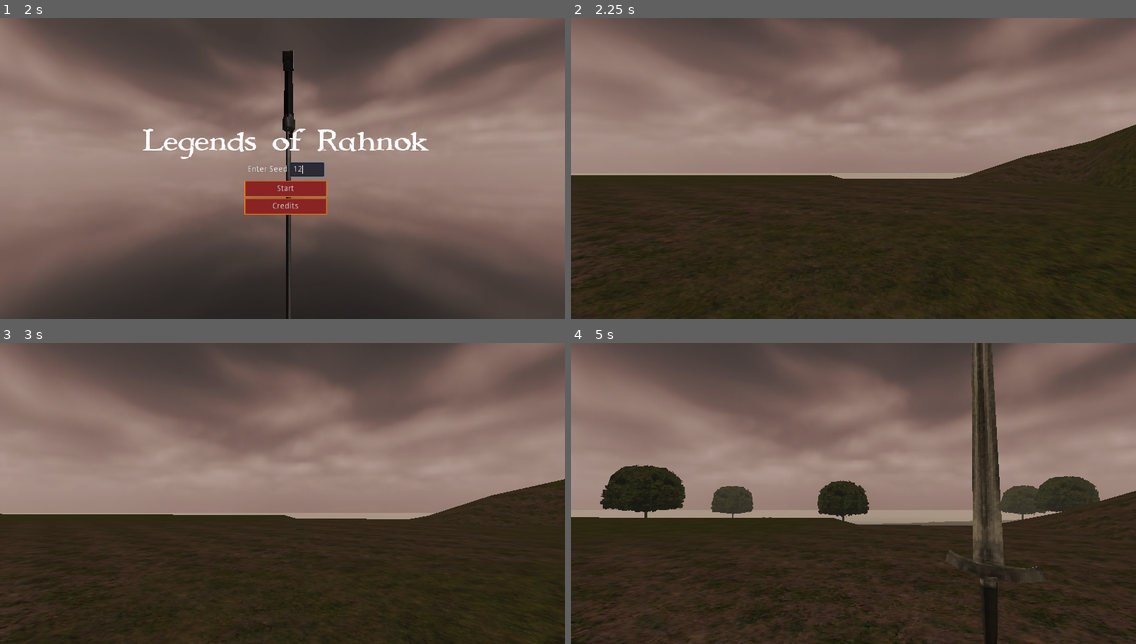
Above: before the commit, frames 1-4 (two rows, left to right).
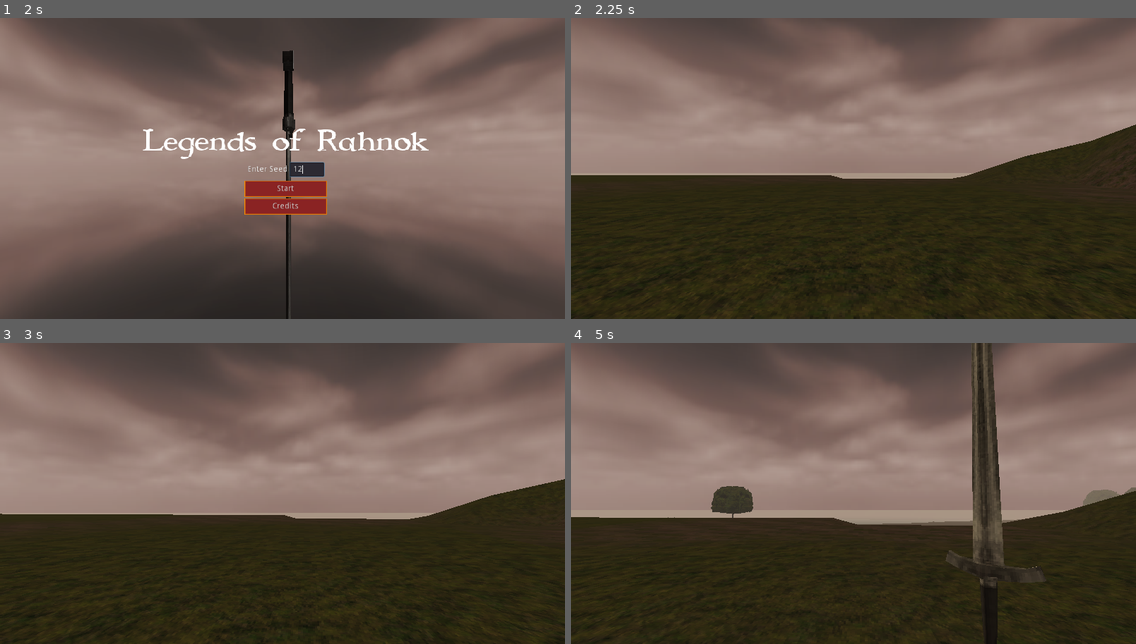
Above: after the commit, the same moments.

Repository: itaden1/webRPG
Game: Godot game, scene res://Scenes/GUI/logo_splash/logo_splash.tscn
Two runs of this game, one before a commit and one after it. Both use one fixed random seed, a clock stepped at 60 frames per second and the inputs below.
Inputs (mouse positions are in pixels of both pictures, inside the frame that each line leads up to):
- Up to frame 1 (2 s): tap Enter (ui_accept) at 0.5, 0.77 s; move the mouse to (406, 153) at 0.52 s; hold D 0.53-1.25 s; hold F (Interact) 0.53-1.25 s; click (305, 168) at 1.27 s; type "12" at 1.35 s
- Up to frame 2 (2.25 s): click "Start" at 2 s
- Up to frame 3 (3 s): tap Enter (ui_accept) at 2.75 s; move the mouse to (254, 493) at 2.77 s; hold W from 2.78 s (still down); click (254, 493) at 2.85 s
- Up to frame 4 (5 s): keep holding W; tap Enter (ui_accept) at 3.02, 4.52 s; tap F (Interact) at 3.05, 3.8, 4.35 s; move the mouse to (864, 487) at 3.52 s; hold X (DrawSheathWeapon) 3.53-4.28 s; move the mouse to (847, 499) at 4.27 s

Frame 1 is identical in both runs. In frame 2, 0.2% of the frame differs, in the area x 0-100%, y 44-90%; in frame 3, 0.3%; in frame 4, 5.8%, in the area x 0-100%, y 40-100%.

Commit message:
dungeon created on entry

Diff:
--- a/Scenes/Dungeons/DungeonPortal.tscn
+++ b/Scenes/Dungeons/DungeonPortal.tscn
@@ -1,19 +1,10 @@
-[gd_scene load_steps=6 format=2]
+[gd_scene load_steps=4 format=2]
 
 [ext_resource path="res://Scenes/Dungeons/Test/Door.tscn" type="PackedScene" id=1]
 [ext_resource path="res://Scenes/Dungeons/Test/DungeonPortal.gd" type="Script" id=2]
 
 [sub_resource type="BoxShape" id=2]
 extents = Vector3( 1.68963, 3.03642, 0.325389 )
-
-[sub_resource type="CubeMesh" id=1]
-
-[sub_resource type="SpatialMaterial" id=3]
-emission_enabled = true
-emission = Color( 0.870588, 0.054902, 1, 1 )
-emission_energy = 1.0
-emission_operator = 0
-emission_on_uv2 = false
 
 [node name="DungeonPortal" type="StaticBody"]
 transform = Transform( -0.999916, 0, -0.0129674, 0, 1, 0, 0.0129674, 0, -0.999916, 3.12802, 0, 2.96339 )
@@ -26,11 +17,5 @@
 transform = Transform( 1, 0, 0, 0, 1, 0, 0, 0, 1, 3.05366, 2.90352, 2.8972 )
 shape = SubResource( 2 )
 
-[node name="MeshInstance" type="MeshInstance" parent="."]
-transform = Transform( 1, 0, 0, 0, 1, 0, 0, 0, 1, 0, 0.980732, 0 )
-visible = false
-mesh = SubResource( 1 )
-material/0 = SubResource( 3 )
-
 [node name="Door1" parent="." instance=ExtResource( 1 )]
 transform = Transform( 1, 0, 0, 0, 1, 0, 0, 0, 1, 3.05115, -0.36197, 2.714 )
--- a/Scenes/Dungeons/Test/DungeonGenerator.gd
+++ b/Scenes/Dungeons/Test/DungeonGenerator.gd
@@ -4,7 +4,7 @@
 const bpt_generator = preload("res://Scripts/Generators/BinaryPartitionTree.gd")
 var bpt = bpt_generator.new()
 
-var dungeon_world_location_y := -2000
+var dungeon_world_location_y := -500
 
 const utilities = preload("res://Scripts/Utilities.gd")
 var Utilities
@@ -26,6 +26,12 @@
 
 var spawn_scene = preload("res://Scenes/Enemies/Spawner.tscn")
 
+
+var offsets = {
+	green_halls = {
+		0: {horizontal = 9.5, vertical = 9.5}
+	}
+}
 var themes = {
 	green_halls = {
 		0 : {
@@ -49,6 +55,12 @@
 	}
 }
 
+var dungeon: Dictionary = {}
+var entrance: Spatial
+
+
+
+
 func _init():
 	._init()
 	Utilities = utilities.new()
@@ -72,9 +84,6 @@
 		params.padding
 	)
 
-	var offset = 9.5
-
-	var dungeon_exit_vec: Vector2
 
 	var grid: Dictionary = {}
 	for x in range(0, params.width):
@@ -86,37 +95,53 @@
 		for x in range(l.position.x, l.end.x):
 			for y in range(l.position.y, l.end.y):
 				grid[_as_key(Vector2(x,y))] = 1
-				if !dungeon_exit_vec:
-					dungeon_exit_vec = Vector2(l.position.x, l.position.y-1)
 
 	for l in all_leaves:
 		var corridor_grid = make_corridors(tree, l, {})
-
 		for k in corridor_grid.keys():
 			if grid[k] == 0:
 				grid[k] = corridor_grid[k]
 
-	dungeon_interior_node = build_dungeon(grid, offset)
-
+	var exit_vec: Vector2
+	var possible_exits := []
+	for n in grid.keys():
+		var vec = _key_as_vec(n)
+		if vec.x == 0 or vec.y == 0:
+			if grid[n] == 1:
+				possible_exits.append(vec)
+
+	exit_vec = possible_exits[Rng.get_random_range(0, possible_exits.size()-1)]
+	grid[_as_key(exit_vec)] = 2
+
+	entrance = dungeon_portal.instance()
+	add_child(entrance)
+
+	var dungeon_exit = dungeon_portal.instance()
+	add_child(dungeon_exit)
+
+	var offset = offsets["green_halls"][0].horizontal
+
+	entrance.exit = dungeon_exit.get_node("ExitPosition")
+	entrance.exit_environment = indoor_environment
+	dungeon_exit.exit_environment = outdoor_environment
+	dungeon_exit.exit = entrance.get_node("ExitPosition")
+	dungeon_exit.transform.origin = Vector3(exit_vec.x * offset + 4, dungeon_world_location_y, exit_vec.y * offset + 8)
+
+	add_enemy_spawn_points(grid, offset)
+
+	dungeon.layout = grid
+
+func remove_dungeon_from_world():
+	dungeon_interior_node.queue_free()
+
+func add_dungeon_to_world():
+	var offset = offsets["green_halls"][0].horizontal
+
+	dungeon_interior_node = build_dungeon(dungeon.layout, offset)
 	dungeon_interior_node.transform.origin.y = dungeon_world_location_y
-
 	add_child(dungeon_interior_node)
 
-	var dungeon_entrance = dungeon_portal.instance()
-	add_child(dungeon_entrance)
-	var dungeon_exit = dungeon_portal.instance()
-	dungeon_interior_node.add_child(dungeon_exit)
-
-	dungeon_entrance.exit = dungeon_exit.get_node("ExitPosition")
-	dungeon_entrance.exit_environment = indoor_environment
-	dungeon_exit.exit_environment = outdoor_environment
-	dungeon_exit.exit = dungeon_entrance.get_node("ExitPosition")
-	dungeon_exit.transform.origin = Vector3(dungeon_exit_vec.x * offset + 4, 0, dungeon_exit_vec.y * offset + 8)
-
-
-	add_enemy_spawn_points(dungeon_interior_node, grid, offset)
-
-func add_enemy_spawn_points(parent_node: Node, grid: Dictionary, offset: float):
+func add_enemy_spawn_points(grid: Dictionary, offset: float):
 	var grid_keys: Array = grid.keys()
 	grid_keys.shuffle()
 	var amount_of_enemies = Rng.get_random_range(7, 20)
@@ -124,8 +149,12 @@
 		var enemy_spawn_point = spawn_scene.instance()
 		enemy_spawn_point.transform.origin.x = _key_as_vec(grid_keys[i]).x * offset
 		enemy_spawn_point.transform.origin.z = _key_as_vec(grid_keys[i]).y * offset
+		enemy_spawn_point.transform.origin.y = dungeon_world_location_y
+
+		enemy_spawn_point.dungeon = self
+
 		enemy_spawn_point.navigation_node = get_parent().get_parent() # todo: clean this up
-		parent_node.add_child(enemy_spawn_point)
+		add_child(enemy_spawn_point)
 
 
 func make_corridors(tree: Dictionary, branch: Rect2, grid: Dictionary):
--- a/Scenes/Dungeons/Test/DungeonPortal.gd
+++ b/Scenes/Dungeons/Test/DungeonPortal.gd
@@ -4,13 +4,18 @@
 var exit_environment: Environment
 
 onready var root_dungeon_node = get_parent().get_parent()
+onready var dungeon_generator_node = get_parent()
 
 func interact(interactor: Spatial):
+	if root_dungeon_node.has_method("bake_navigation_mesh"):
+		dungeon_generator_node.add_dungeon_to_world()
+		root_dungeon_node.navmesh = NavigationMesh.new()
+		root_dungeon_node.bake_navigation_mesh(false)
+
+	else:
+		dungeon_generator_node.remove_dungeon()
+
 	interactor.global_transform.origin = exit.global_transform.origin
 	interactor.rotation.y = exit.rotation.y
 	get_tree().root.get_node("World/WorldEnvironment").environment = exit_environment
-
-	if root_dungeon_node.has_method("bake_navigation_mesh"):
-		root_dungeon_node.navmesh = NavigationMesh.new()
-		root_dungeon_node.bake_navigation_mesh(false)
-		GameEvents.emit_signal("player_entered_dungeon", interactor)
+	GameEvents.emit_signal("player_entered_dungeon", interactor, dungeon_generator_node)
--- a/Scenes/Enemies/Spawner.gd
+++ b/Scenes/Enemies/Spawner.gd
@@ -7,6 +7,8 @@
 
 var spawn_timer: Timer = Timer.new()
 var spawned = false
+
+var dungeon: Spatial
 
 var navigation_node: Navigation
 
@@ -20,9 +22,10 @@
 	var _b = GameEvents.connect("player_entered_dungeon", self, "set_player_instance")
 
 
-func set_player_instance(player_inst: KinematicBody):
-	player = player_inst
-	spawn()
+func set_player_instance(player_inst: KinematicBody, dungeon_entered: Spatial):
+	if dungeon_entered == self.dungeon:
+		player = player_inst
+		spawn()
 
 func spawn():
 	if can_spawn():
--- a/Scenes/GUI/logo_splash/logo_splash.tscn
+++ b/Scenes/GUI/logo_splash/logo_splash.tscn
@@ -78,9 +78,6 @@
 size_flags_vertical = 3
 ratio = 2.0
 stretch_mode = 3
-__meta__ = {
-"_edit_use_anchors_": false
-}
 
 [node name="BackgroundColor" type="ColorRect" parent="AspectRatioContainer"]
 margin_left = -33.5
